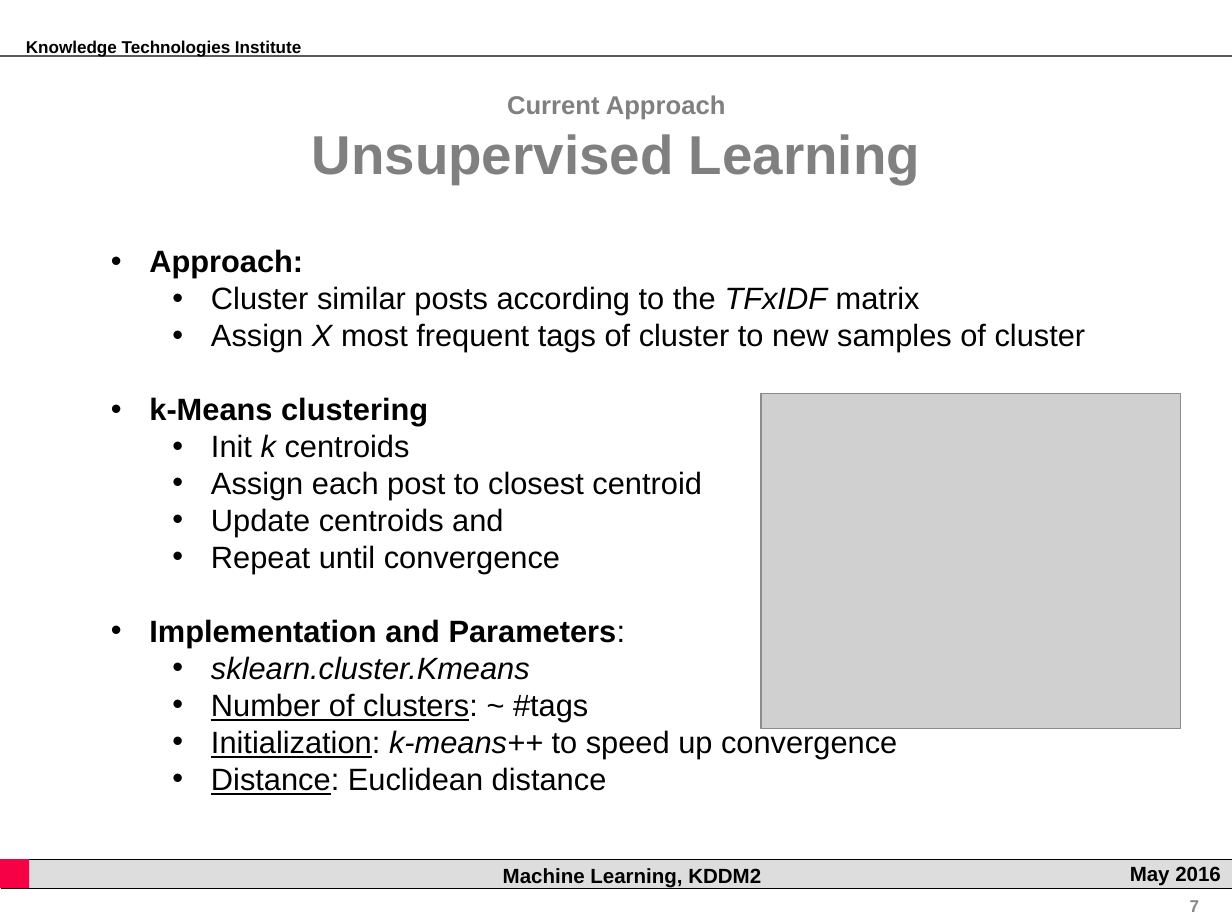
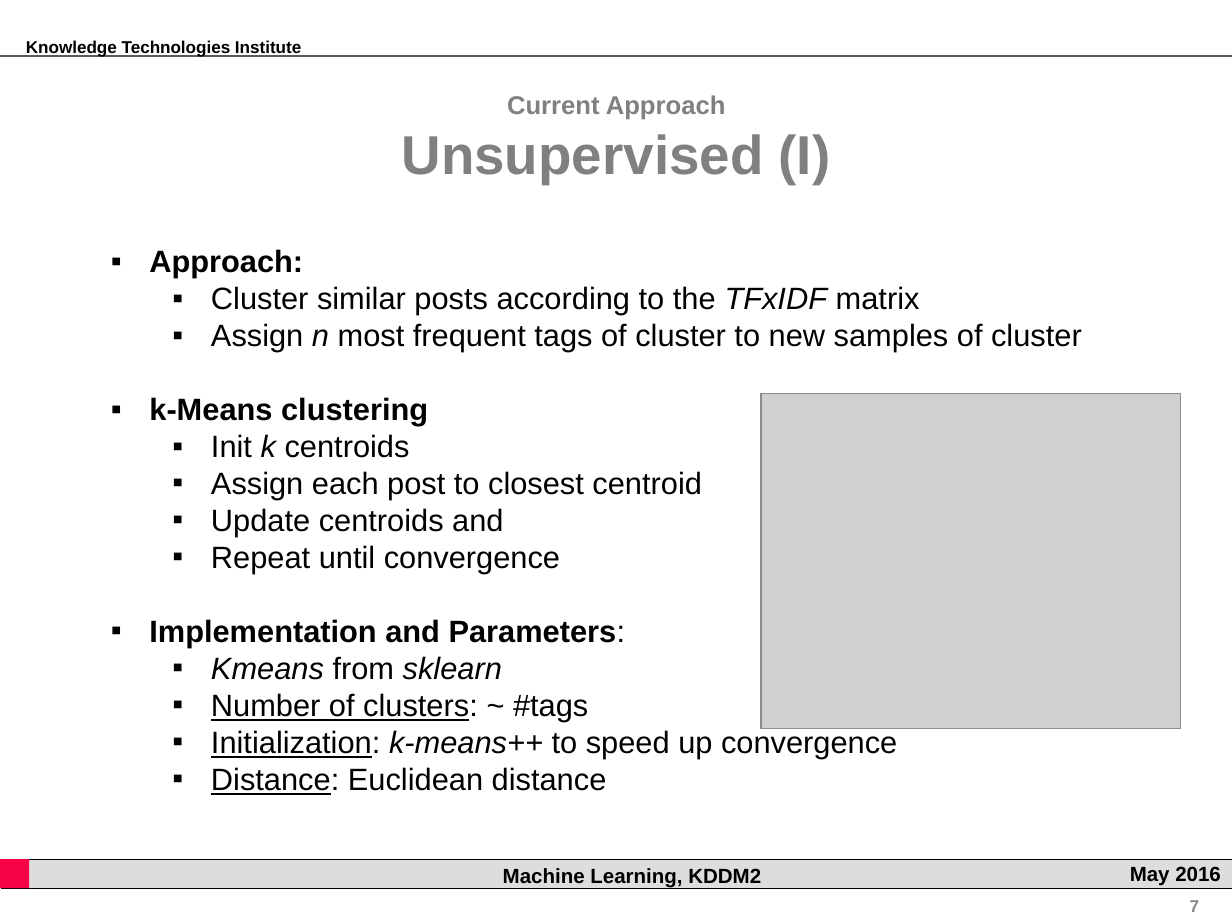
Before and after one commit to rsamer/MLSE, a slide deck: slide 7 of presentation/interim/Presentation.pptx. Drawn at 1232x924 pixels with LibreOffice and Linux fonts; fonts in the diff are those of the drawing; grey boxes stand for pictures; background and template pictures are left out. Boxes give left, top, right and bottom in pixels: in the first picture for what was removed or moved away, otherwise in the second. Text is boxed around its words. In the diff, an @@ line names an element or a change of style, - is before the commit and + after.

```diff
--- a/presentation/interim/Presentation.pptx
+++ b/presentation/interim/Presentation.pptx
@@ text at [402, 95, 831, 184]: text changed; size 32 to 15 pt @@
-Current Approach
-Unsupervised Learning
+Current Approach
+Unsupervised (I)
@@ text at [149, 249, 920, 795]: bullet • to ▪ @@
@@ text at [211, 323, 1082, 352]: text changed @@
-  • Assign X most frequent tags of cluster to new samples of cluster
+  ▪ Assign n most frequent tags of cluster to new samples of cluster
@@ text at [211, 656, 502, 680]: text changed @@
-  • sklearn.cluster.Kmeans
+  ▪ Kmeans from sklearn
```
Also in this commit, not shown: 7 other slides changed, 3 slides added, 3 slides removed.
